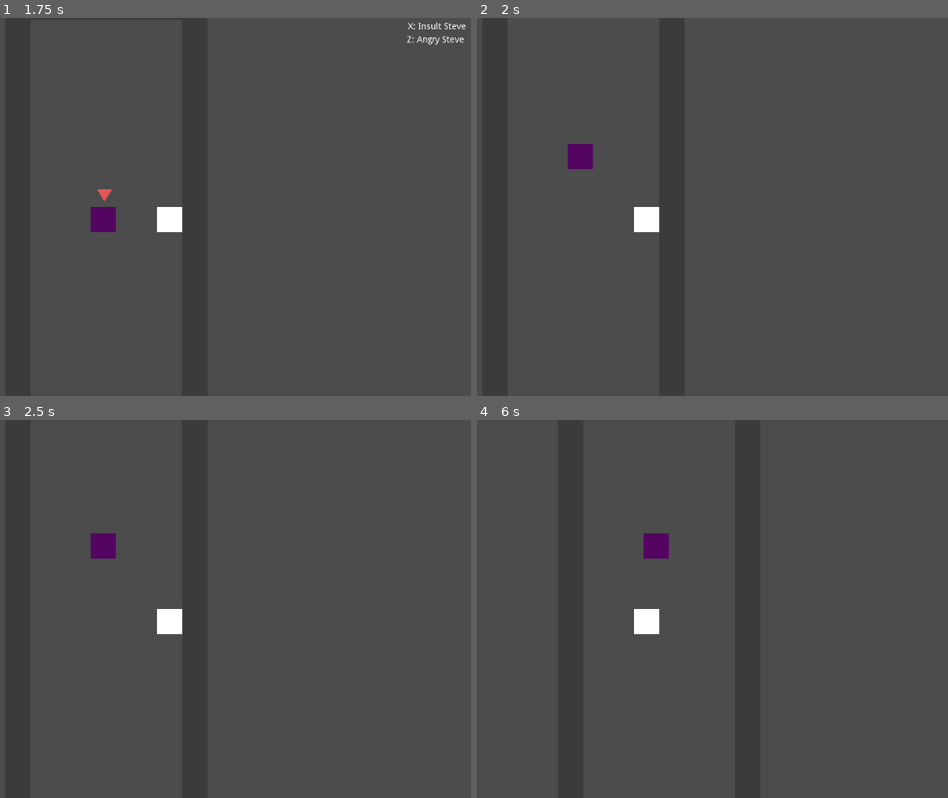
Above: before the commit, frames 1-4 (two rows, left to right).
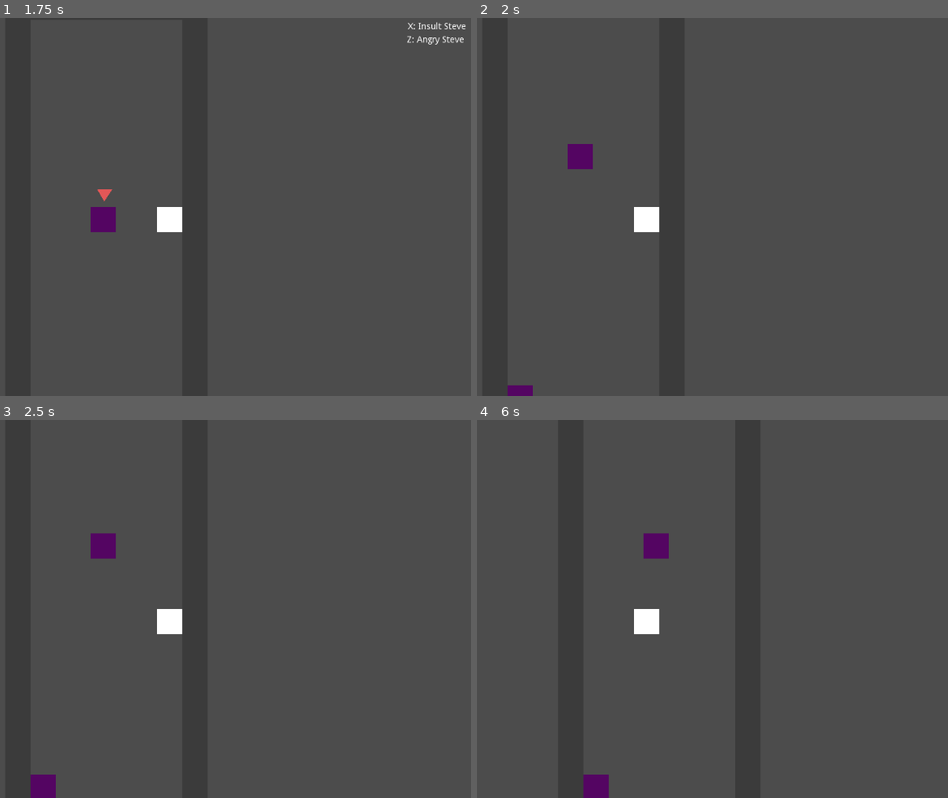
Above: after the commit, the same moments.

Repository: johnfn/ld49
Game: Godot game, scene res://Main.tscn
Two runs of this game, one before a commit and one after it. Both use one fixed random seed, a clock stepped at 60 frames per second and the inputs below.
Inputs:
- Up to frame 1 (1.75 s): tap Enter at 0.5 s; hold Right (ui_right) 0.53-1.28 s; tap Z (action) at 0.6, 1.35 s; tap Space at 1.25 s; hold Down (ui_down) from 1.28 s (still down)
- Up to frame 2 (2 s): keep holding Down (ui_down)
- Up to frame 3 (2.5 s): release Down (ui_down) at 2.03 s; hold Right (ui_right) from 2.03 s (still down); tap X (angry) at 2.1 s; tap Z (action) at 2.3 s
- Up to frame 4 (6 s): tap Enter at 2.75 s; release Right (ui_right) at 2.78 s; hold Up (ui_up) 2.78-3.53 s; tap Z (action) at 2.85, 3.6, 4.55, 5.1, 5.85 s; hold Left (ui_left) 3.53-5.03 s; tap X (angry) at 4.35 s; tap Space at 5 s; hold Down (ui_down) 5.03-5.78 s; hold Right (ui_right) from 5.78 s (still down)

Frame 1 is identical in both runs. In frame 2, 0.1% of the frame differs, in the area x 6-12%, y 97-100%; in frame 3, 0.3%; in frame 4, 0.3%, in the area x 22-29%, y 93-100%.
Error in both runs: Invalid get index '0' (on base: 'Array'). (res://Player.gd:25)

Commit message:
Start adding inventory stuff

Diff:
--- a/Dialog.gd
+++ b/Dialog.gd
@@ -10,6 +10,19 @@
 func _ready():
   visible = false
 
+func get_next_dialog():
+  var next_dialog: String = next_dialogs.pop_front()
+
+  if next_dialog.begins_with("GET"):
+    if next_dialog == "GET:COIN":
+      dialog_text.add_color_override("font_color", Color(0.5, 0.5, 0.5, 1))
+      next_dialog = "You pick up a coin!"
+    else:
+      dialog_text.add_color_override("font_color", Color(1, 1, 1, 1))
+
+  dialog_text.text = next_dialog
+  dialog_text.visible_characters = 0
+
 func process_dialog():
   dialog_text.visible_characters += 1
 
@@ -19,15 +32,13 @@
         visible = false
         get_tree().paused = false
       else:
-        dialog_text.text = next_dialogs.pop_front()
-        dialog_text.visible_characters = 0
+        get_next_dialog()
 
 func start(dialogs: Array):
   visible = true
   tick = 0
   next_dialogs = [] + dialogs # copy dialog array
-  dialog_text.text = next_dialogs.pop_front()
-  dialog_text.visible_characters = 0
+  get_next_dialog()
 
 func _process(delta):
   if G.pause_mode == G.PauseMode.Dialog:
--- a/Main.tscn
+++ b/Main.tscn
@@ -22,3 +22,8 @@
 dialogs = [ "Hi!", "It's me, ur best bud!", "Steve!" ]
 
 [node name="Hud" parent="." instance=ExtResource( 5 )]
+
+[node name="Wastebin" parent="." instance=ExtResource( 4 )]
+position = Vector2( 40, 720 )
+dialogs = [ "This is a wastebin.", "You look inside...", "Hey, a coin!", "GET:COIN" ]
+interaction_name = "Wastebin"
--- a/Npc.gd
+++ b/Npc.gd
@@ -1,10 +1,7 @@
 extends StaticBody2D
 
 export(Array, String) var dialogs = []
-var interaction_name = "Steve"
-
-func _ready():
-  pass
+export var interaction_name = "Steve"
 
 func interact():
   get_tree().paused = true
